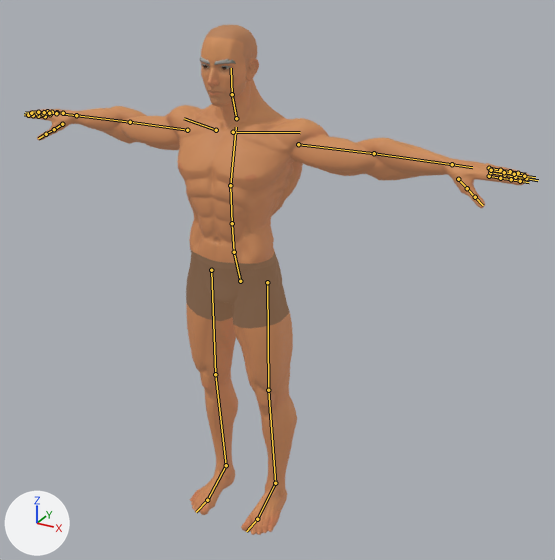
An edit to the glTF model app/src/main/assets/pilot/Superhero_Male_FullBody.gltf, drawn before and after from the same camera.
The view is the same before and after, from a camera (50 mm lens) standing at (1.31, -2.06, 2.04) and looking at (0.11, 0.11, 0.95). Every picture has the same lights, and +X, +Y and +Z are marked at lower left. The older version comes first. Both versions are drawn at the pose saved in each file; the numbers are the values there. The bones that change, and the others that lie on the model, are drawn over the model as lines.

The first picture shows 'SuperHero_Male' and 1 more.
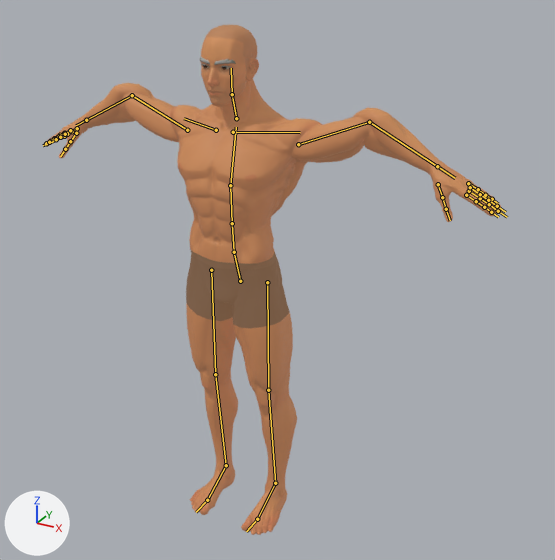
Diff of the bpy script that builds the scene:
```diff
--- a/app/src/main/assets/pilot/Superhero_Male_FullBody.gltf.py
+++ b/app/src/main/assets/pilot/Superhero_Male_FullBody.gltf.py
@@ bone_upperarm_l @@
 bone_upperarm_l = bpy.data.objects['Armature'].pose.bones['upperarm_l']  # child of 'clavicle_l'
-bone_upperarm_l.rotation_quaternion = (1.0, 0.0, 0.0, 0.0)  # degrees (0, 0, 0)
+bone_upperarm_l.rotation_quaternion = (0.982, 0.0, 0.0, 0.191)  # degrees (0, 0, 22)
@@ bone_lowerarm_l @@
 bone_lowerarm_l = bpy.data.objects['Armature'].pose.bones['lowerarm_l']  # child of 'upperarm_l'
-bone_lowerarm_l.rotation_quaternion = (1.0, 0.0, 0.0, 0.0)  # degrees (0, 0, 0)
+bone_lowerarm_l.rotation_quaternion = (0.914, 0.0, 0.0, -0.407)  # degrees (0, 0, -48)
@@ bone_upperarm_r @@
 bone_upperarm_r = bpy.data.objects['Armature'].pose.bones['upperarm_r']  # child of 'clavicle_r'
-bone_upperarm_r.rotation_quaternion = (1.0, 0.0, 0.0, 0.0)  # degrees (0, 0, 0)
+bone_upperarm_r.rotation_quaternion = (0.982, 0.0, 0.0, -0.191)  # degrees (0, 0, -22)
@@ bone_lowerarm_r @@
 bone_lowerarm_r = bpy.data.objects['Armature'].pose.bones['lowerarm_r']  # child of 'upperarm_r'
-bone_lowerarm_r.rotation_quaternion = (1.0, 0.0, 0.0, 0.0)  # degrees (0, 0, 0)
+bone_lowerarm_r.rotation_quaternion = (0.914, 0.0, 0.0, 0.407)  # degrees (0, 0, 48)
```

Changed parts and their boxes [x1, y1, x2, y2] in the pictures (555 x 560 px):
'SuperHero_Male', posed (9% narrower)
    before: [25, 25, 530, 535]
    after: [44, 25, 502, 535]
bone 'upperarm_l', root to tip
    before: (298, 144) to (374, 153)
    after: (298, 144) to (369, 122)
bone 'lowerarm_l', root to tip
    before: (374, 153) to (452, 164)
    after: (369, 122) to (437, 166)
bone 'upperarm_r', root to tip
    before: (187, 130) to (130, 122)
    after: (187, 130) to (132, 95)
bone 'lowerarm_r', root to tip
    before: (130, 122) to (76, 115)
    after: (132, 95) to (86, 120)
